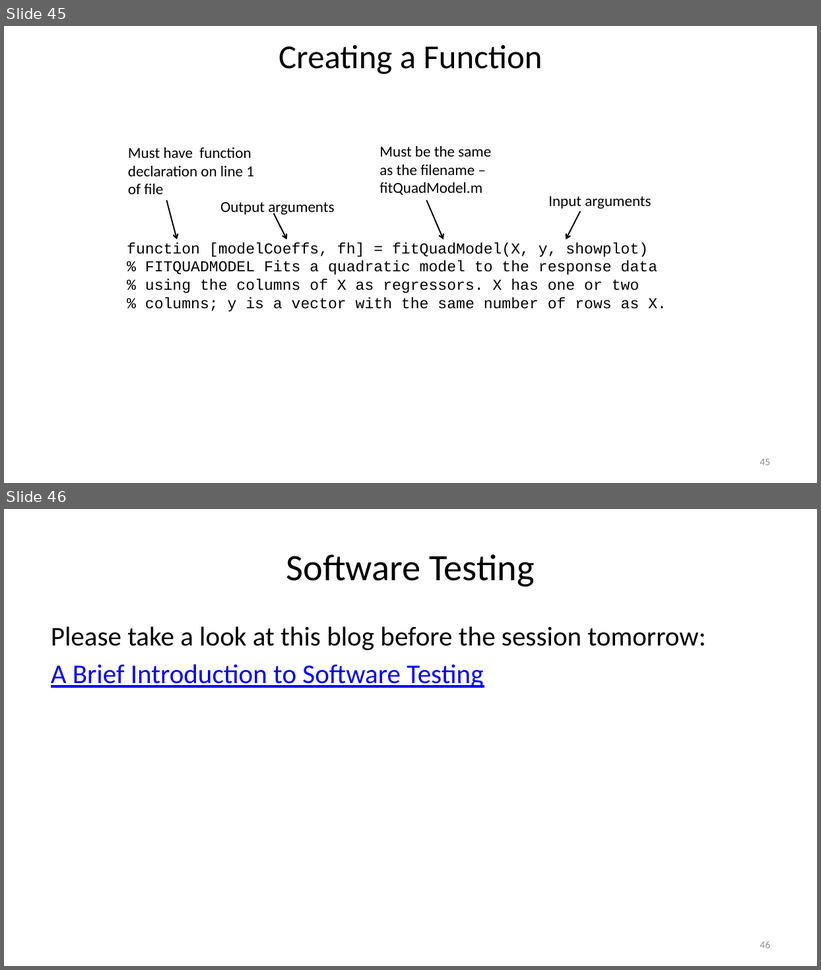
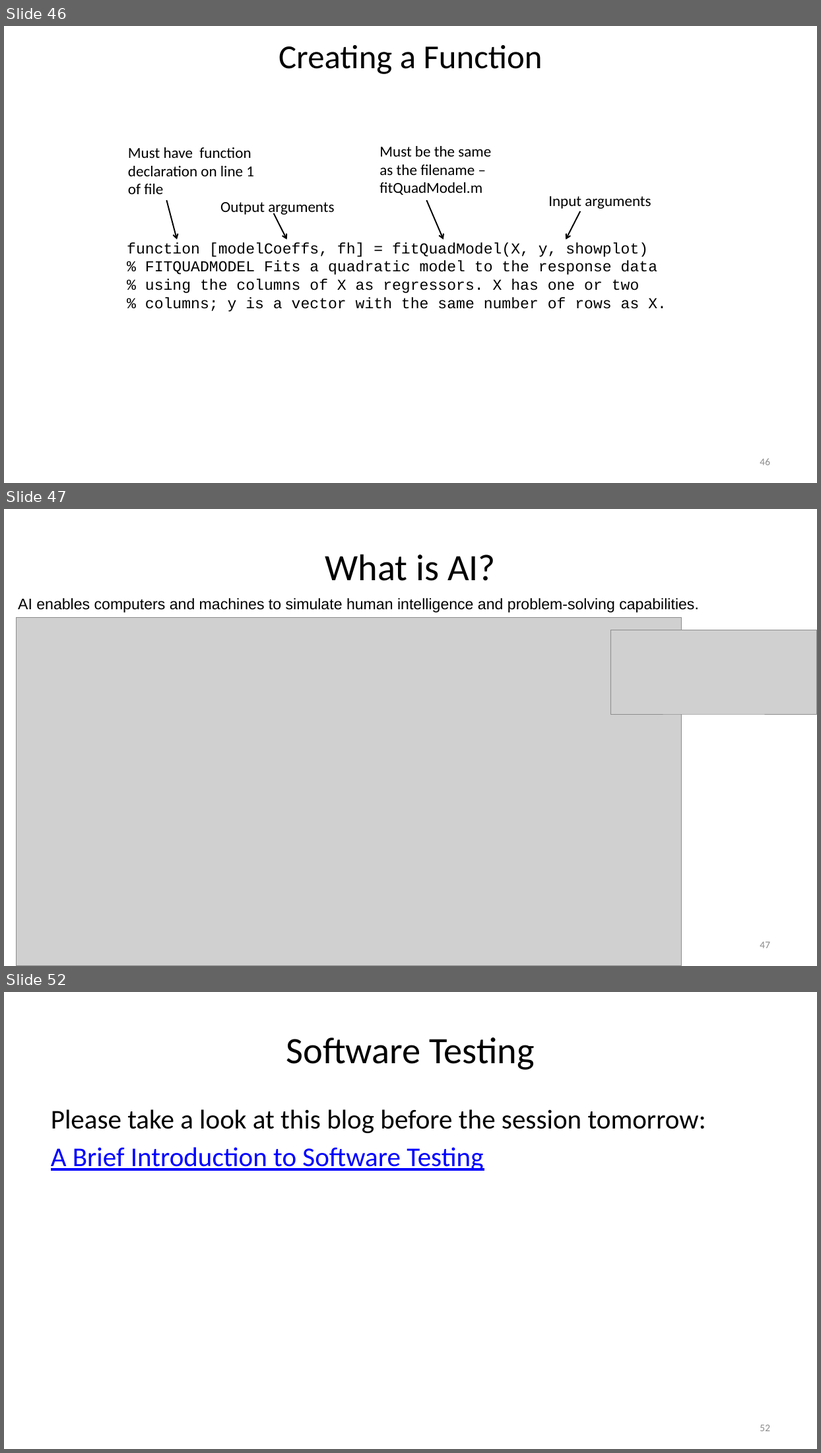
Before and after one commit to louisepb/Nottingham_Workshop, a slide deck: InstructorMaterials/Best Practices for Software Development using MATLAB.pptx. Shown one above the other, each under a label of ours: slides 45 and 46 before the commit, slides 46, 47 and 52 after it; the slides between them are not shown. The pictures are 821x970 and 821x1453 pixels, drawn with LibreOffice and Linux fonts; fonts in the diff are those of the drawing; grey boxes stand for pictures. Boxes give left, top, right and bottom in pixels: in the first picture for what was removed or moved away, otherwise in the second. Text is boxed around its words. In the diff, an @@ line names an element or a change of style, - is before the commit and + after.

```diff
--- a/InstructorMaterials/Best Practices for Software Development using MATLAB.pptx
+++ b/InstructorMaterials/Best Practices for Software Development using MATLAB.pptx
@@ slide 47 added at (x1=4, y1=509, x2=817, y2=966), background #FFFFFF @@
@@ title added at (x1=325, y1=554, x2=496, y2=581), 44 pt, text #000000 @@
+What is AI?
@@ text added at (x1=18, y1=598, x2=699, y2=613), 18 pt, text #000000 @@
+AI enables computers and machines to simulate human intelligence and problem-solving capabilities.
@@ picture added at (x1=16, y1=618, x2=682, y2=966) @@
@@ picture added at (x1=611, y1=630, x2=817, y2=714) @@
@@ page number added at (x1=760, y1=942, x2=770, y2=949), 12 pt, text #8C8C8C @@
+47
@@ what was slide 45 is now slide 46 @@
@@ page number at (x1=760, y1=458, x2=770, y2=466): text changed @@
-45
+46
@@ what was slide 46 is now slide 52 @@
@@ page number at (x1=760, y1=1425, x2=770, y2=1432): text changed @@
-46
+52
```
Also in this commit, not shown: 5 other slides added.
